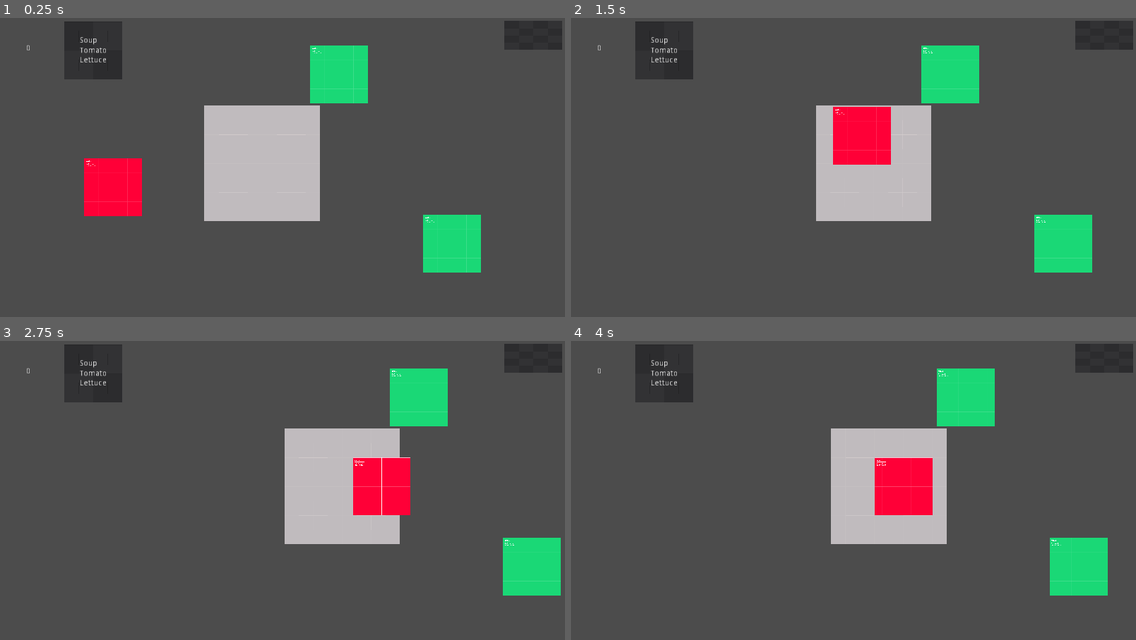
Above: before the commit, frames 1-4 (two rows, left to right).
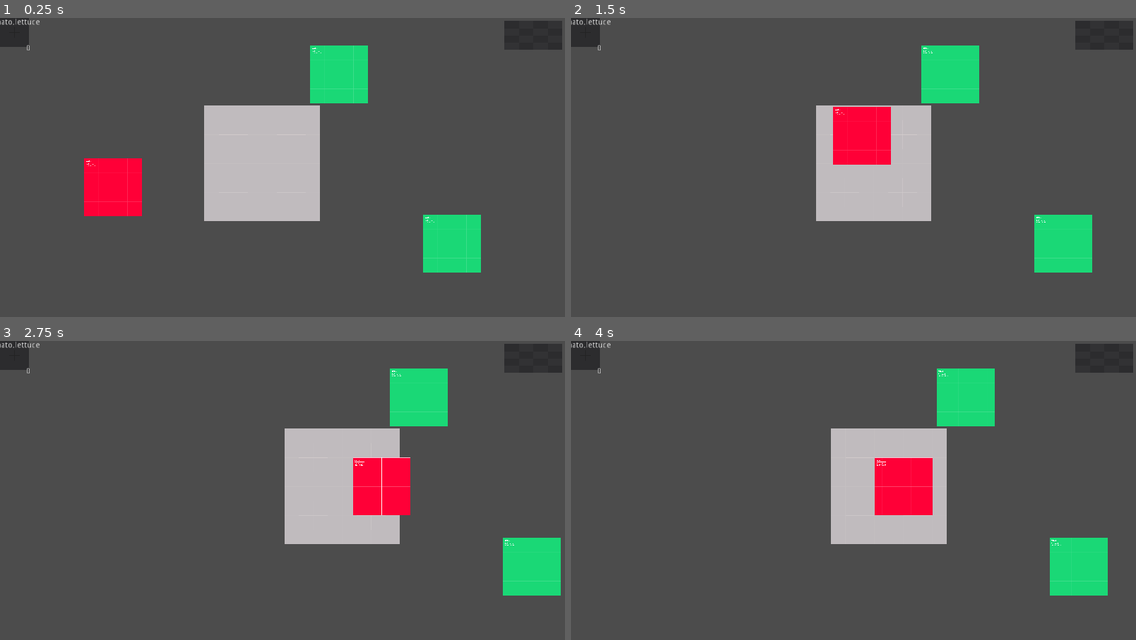
Above: after the commit, the same moments.

Repository: stewchan/kitchen
Game: Godot game, scene res://world/World.tscn
Same seed, same stepped clock (60 frames per second), same inputs: the game is played once before the commit and once after it. This scene is started directly instead of the project's main scene.
Inputs (mouse positions are in pixels of both pictures, inside the frame that each line leads up to):
- Up to frame 1 (0.25 s): no input
- Up to frame 2 (1.5 s): tap Enter at 0.5 s; move the mouse to (977, 155) at 0.52 s; hold Right (ui_right) 0.53-1.25 s; click (977, 155) at 0.67 s; drag from (740, 185) to (1102, 35) at 1.27 s
- Up to frame 3 (2.75 s): tap Space at 2 s; move the mouse to (339, 427) at 2.02 s; hold Right (ui_right) from 2.03 s (still down)
- Up to frame 4 (4 s): release Right (ui_right) at 2.75 s; drag from (825, 553) to (915, 487) at 2.77 s; tap Enter at 3.5 s; move the mouse to (1023, 538) at 3.52 s; hold Left (ui_left) from 3.53 s (still down)

The runs differ from the first frame. In frame 1, 2.4% of the frame differs, in the area x 0-22%, y 0-21%; in frame 2, 2.4%; in frame 3, 2.4%; in frame 4, 2.4%.
Error in both runs: Invalid get index '3' (on base: 'Array'). (res://network/Network.gd:18)

Commit message:
Check dish against order

Diff:
--- a/kitchen/servery/Servery.gd
+++ b/kitchen/servery/Servery.gd
@@ -4,11 +4,8 @@
 signal served(dish)
 
 
-func _on_Servery_body_entered(body: Node) -> void:
-	if not body.has_method("get_dish"):
-		return
-
-	var dish = body.get_dish()
+func _on_Servery_body_entered(plate: Plate) -> void:
+	var dish = plate.get_dish()
 	if not dish.is_empty():
-		body.queue_free()
-		emit_signal("served", body.get_dish())
+		plate.queue_free()
+		emit_signal("served", plate.get_dish())
--- a/kitchen/servery/dish/Dish.gd
+++ b/kitchen/servery/dish/Dish.gd
@@ -2,16 +2,22 @@
 class_name Dish
 
 
-var ingredients = ["tomato"] setget set_ingredients, get_ingredients
-var dish_name = "empty"
+var ingredients = [] setget set_ingredients, get_ingredients
+var dish_name: String
 
 
 func get_name() -> String:
+	if not dish_name:
+		if not ingredients:
+			dish_name = "empty"
+		else:
+			dish_name = PoolStringArray(ingredients).join(",")
 	return dish_name
 
 
-func set_dish(ingredients: Array) -> void:
-	self.ingredients = ingredients
+# TODO: Set dish by name
+func set_dish(name: String) -> void:
+	pass
 
 
 func set_ingredients(value: Array) -> void:
--- a/kitchen/servery/order/Order.gd
+++ b/kitchen/servery/order/Order.gd
@@ -16,6 +16,7 @@
 	dish = value
 	order_label.text = dish.get_name()
 	ingredients_label.text = PoolStringArray(dish.get_ingredients()).join(",")
+	add_child(dish)
 
 
 func get_dish() -> Dish:
--- a/world/World.gd
+++ b/world/World.gd
@@ -11,6 +11,8 @@
 onready var orders = $Orders
 
 var IngredientScene = preload("res://kitchen/draggable/ingredient/Ingredient.tscn")
+var OrderScene = preload("res://kitchen/servery/order/Order.tscn")
+var DishScene = preload("res://kitchen/servery/dish/Dish.tscn")
 
 
 func _ready() -> void:
@@ -31,6 +33,13 @@
 	ingredient3.position = Vector2(600,100)
 	add_child(ingredient3)
 
+	var order = OrderScene.instance()
+	orders.add_child(order)
+	var dish = DishScene.instance()
+	dish.ingredients = ["tomato", "lettuce"]
+	order.set_dish(dish)
+
+
 
 func start_game() -> void:
 	pass
--- a/world/World.tscn
+++ b/world/World.tscn
@@ -1,8 +1,7 @@
-[gd_scene load_steps=5 format=2]
+[gd_scene load_steps=4 format=2]
 
 [ext_resource path="res://world/World.gd" type="Script" id=1]
 [ext_resource path="res://kitchen/draggable/plate/Plate.tscn" type="PackedScene" id=2]
-[ext_resource path="res://kitchen/servery/order/Order.tscn" type="PackedScene" id=4]
 [ext_resource path="res://kitchen/servery/Servery.tscn" type="PackedScene" id=5]
 
 [node name="World" type="Node2D"]
@@ -12,13 +11,8 @@
 
 [node name="Ingredients" type="Node" parent="."]
 
-[node name="Orders" type="Node" parent="."]
-
-[node name="Order" parent="Orders" instance=ExtResource( 4 )]
-margin_left = 165.0
-margin_top = 58.0
-margin_right = 165.0
-margin_bottom = 58.0
+[node name="Orders" type="Control" parent="."]
+anchor_right = 1.0
 
 [node name="HUD" type="Control" parent="."]
 anchor_right = 1.0
